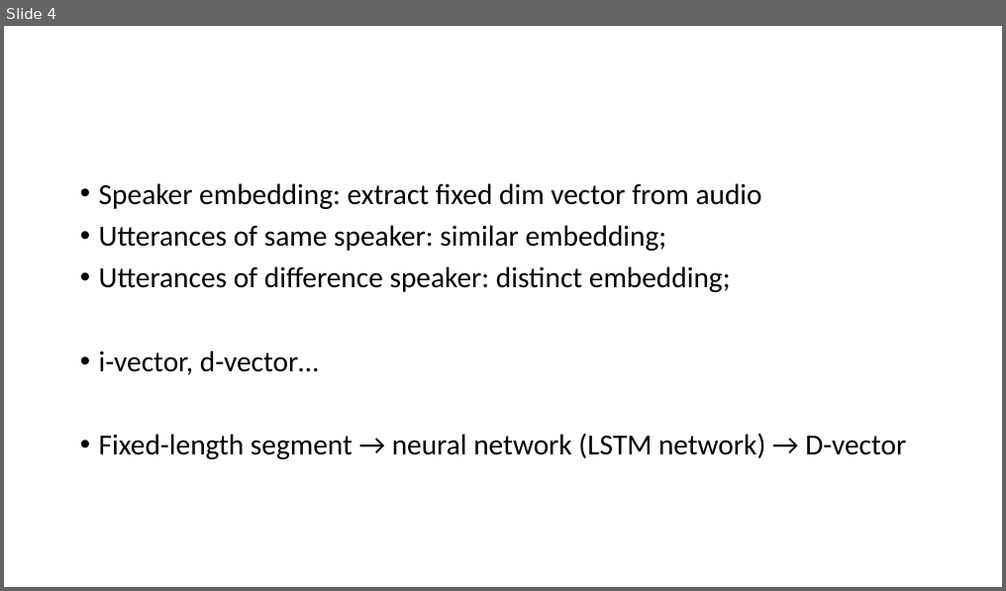
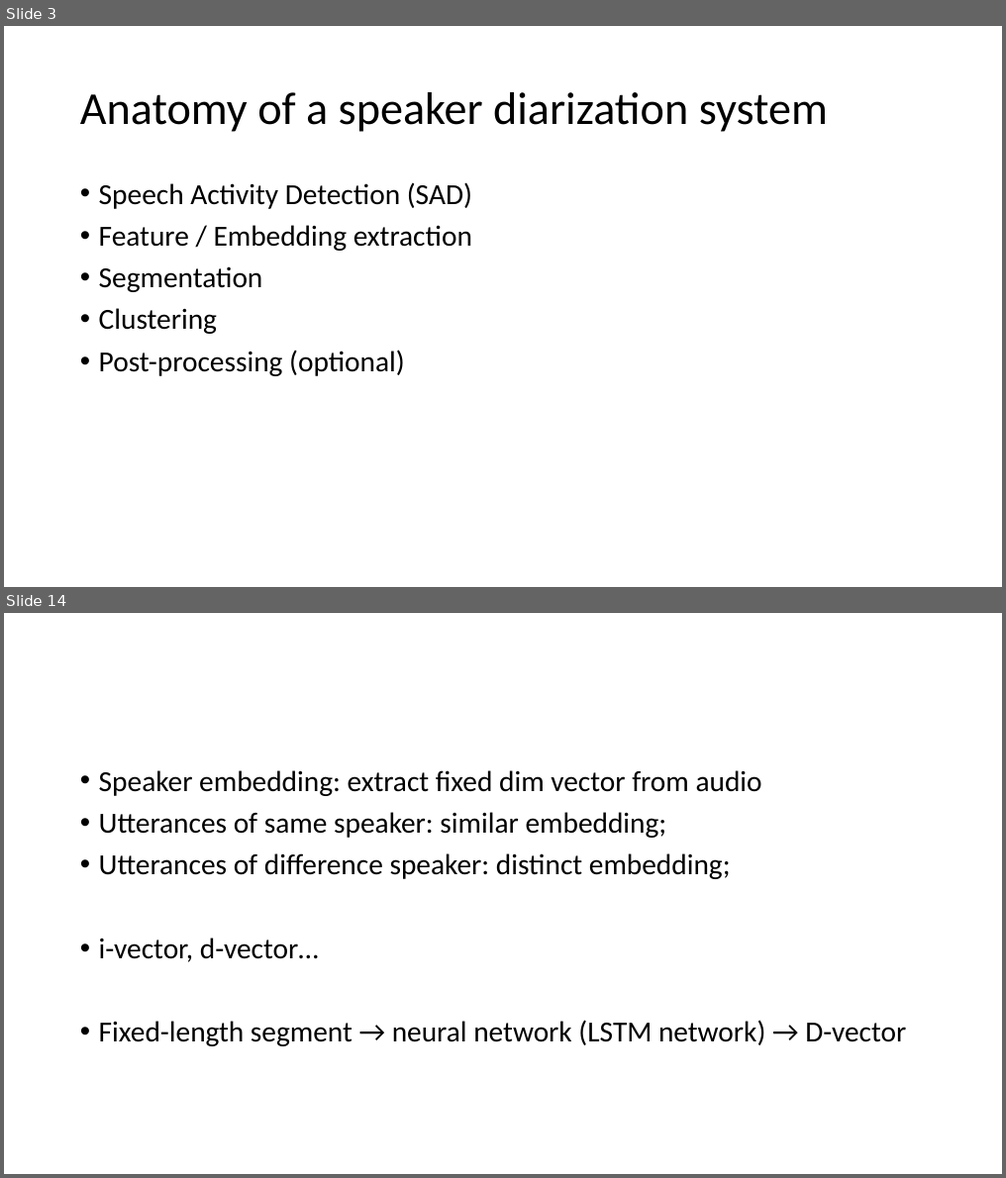
Before and after one commit to henryph/vba_project, a slide deck: speaker diarization.pptx. Shown one above the other, each under a label of ours: slide 4 before the commit, slides 3 and 14 after it; the slides between them are not shown. The pictures are 1006x591 and 1006x1178 pixels, drawn with LibreOffice and Linux fonts; fonts in the diff are those of the drawing. Boxes give left, top, right and bottom in pixels: in the first picture for what was removed or moved away, otherwise in the second. Text is boxed around its words. In the diff, an @@ line names an element or a change of style, - is before the commit and + after.

```diff
--- a/speaker diarization.pptx
+++ b/speaker diarization.pptx
@@ slide 3 added at <box>4,26,1002,587</box>, background #FFFFFF @@
@@ title added at <box>80,92,828,132</box>, 44 pt, text #000000 @@
+Anatomy of a speaker diarization system
@@ text added at <box>99,182,472,376</box>, 28 pt, text #000000 @@
+• Speech Activity Detection (SAD)
+• Feature / Embedding extraction
+• Segmentation
+• Clustering
+• Post-processing (optional)
@@ what was slide 4 is now slide 14 @@
```
Also in this commit, not shown: 4 slides changed, 7 other slides added, 3 other files.
